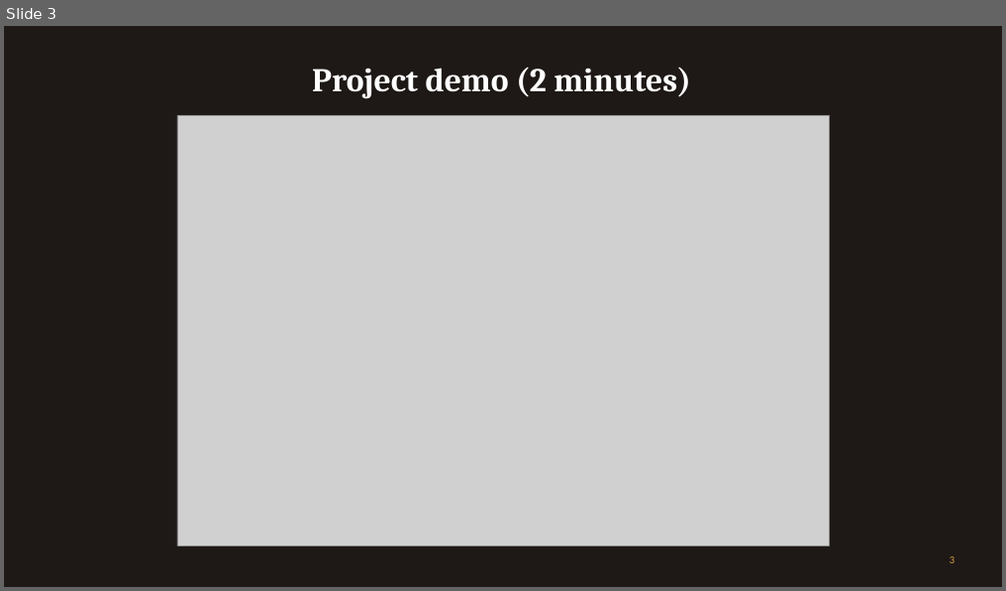
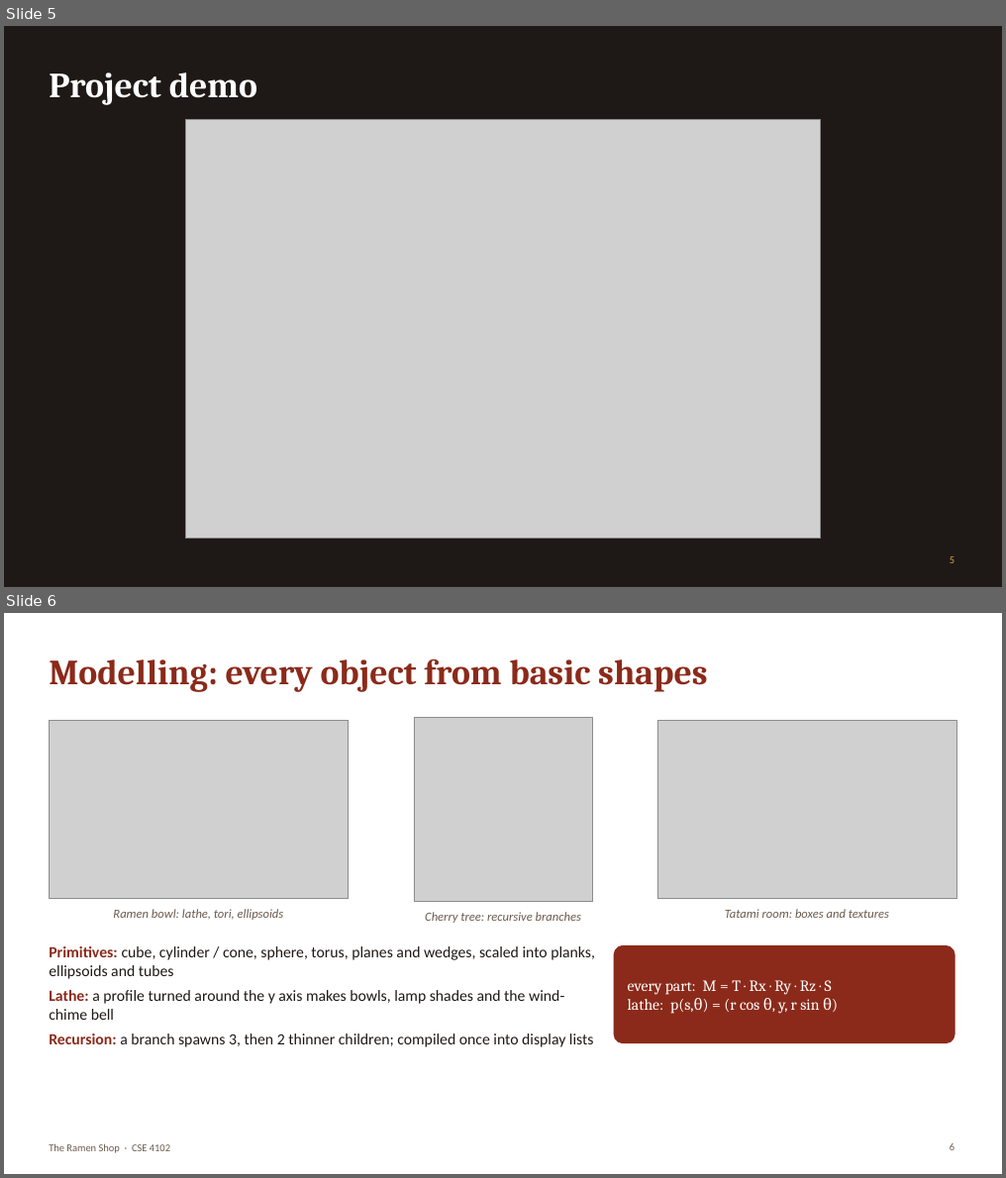
Before and after one commit to RajorshiDas/RamenShop, a slide deck: presentation/RamenShop_Presentation.pptx. Shown one above the other, each under a label of ours: slide 3 before the commit, slides 5 and 6 after it. The pictures are 1006x591 and 1006x1178 pixels, drawn with LibreOffice and Linux fonts; fonts in the diff are those of the drawing; grey boxes stand for pictures. Boxes give left, top, right and bottom in pixels: in the first picture for what was removed or moved away, otherwise in the second. Text is boxed around its words. In the diff, an @@ line names an element or a change of style, - is before the commit and + after.

```diff
--- a/presentation/RamenShop_Presentation.pptx
+++ b/presentation/RamenShop_Presentation.pptx
@@ slide 6 added at box(4, 613, 1002, 1174), background #FFFFFF @@
@@ title added at box(49, 659, 707, 692), 34 pt, text #8B2A1A, bold @@
+Modelling: every object from basic shapes
@@ picture added at box(49, 720, 349, 899) @@
@@ picture added at box(414, 718, 593, 901) @@
@@ picture added at box(657, 720, 957, 899) @@
@@ text added at box(113, 909, 284, 920), 12 pt, text #6B5B4E, italic @@
+Ramen bowl: lathe, tori, ellipsoids
@@ text added at box(725, 909, 889, 918), 12 pt, text #6B5B4E, italic @@
+Tatami room: boxes and textures
@@ text added at box(425, 912, 581, 923), 12 pt, text #6B5B4E, italic @@
+Cherry tree: recursive branches
@@ text added at box(49, 947, 595, 1048), 15 pt, text #1E1916 @@
+• Primitives: cube, cylinder / cone, sphere, torus, planes and wedges, scaled into planks, ellipsoids and tubes
+• Lathe: a profile turned around the y axis makes bowls, lamp shades and the wind-chime bell
+• Recursion: a branch spawns 3, then 2 thinner children; compiled once into display lists
@@ rounded rectangle added at box(614, 947, 954, 1044), fill #8B2A1A, outline #8B2A1A 1 pt @@
@@ text added at box(628, 980, 832, 1014), 15 pt, text #FFFFFF @@
+every part: M = T · Rx · Ry · Rz · S
+lathe: p(s,θ) = (r cos θ, y, r sin θ)
@@ text added at box(49, 1144, 170, 1154), 10 pt, text #6B5B4E @@
+The Ramen Shop · CSE 4102
@@ page number added at box(949, 1144, 954, 1151), 10 pt, text #6B5B4E @@
+6
@@ what was slide 3 is now slide 5 @@
@@ slide 5 changed as well @@
@@ title at box(49, 73, 257, 105): text changed; size 32 to 34 pt @@
-Project demo (2 minutes)
+Project demo
@@ picture: place and size @@
-picture at box(177, 116, 829, 547)
+picture at box(186, 120, 821, 539)
```
Also in this commit, not shown: 11 other slides changed, 7 other slides added, 2 slides removed.
